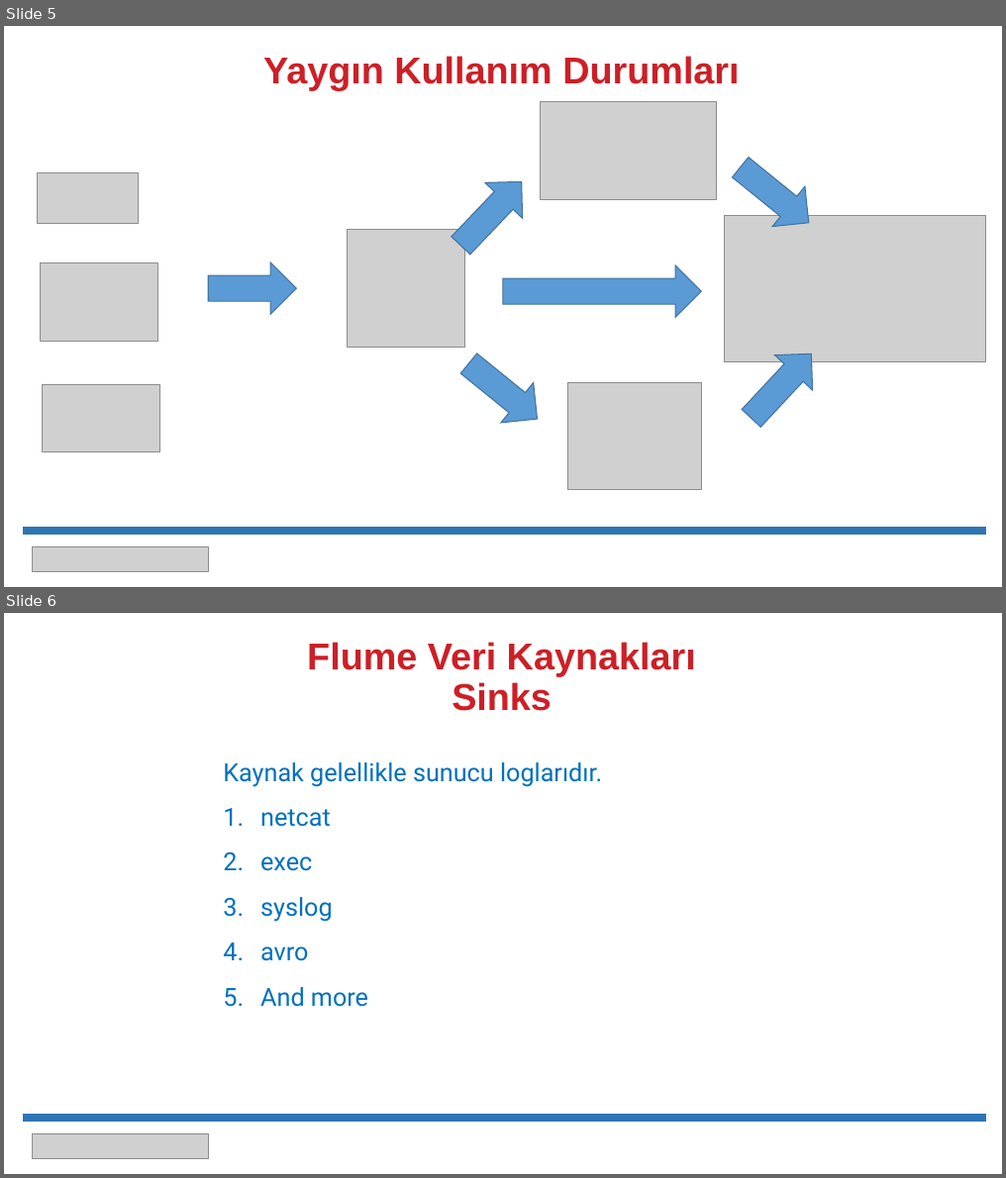
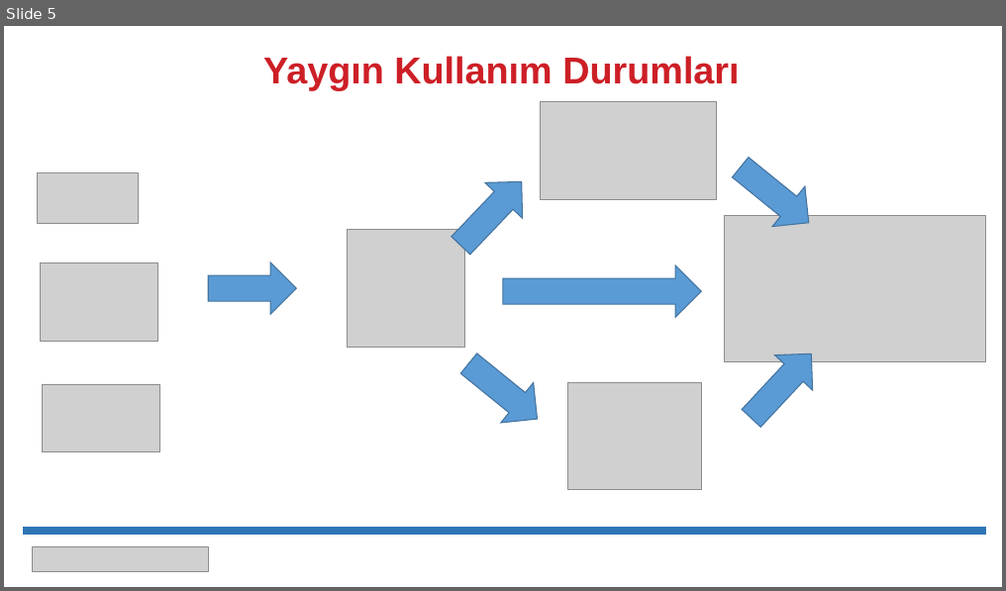
Before and after one commit to erkansirin78/hadoop-spark-for-developers, a slide deck: 10_Apache_Sqoop_Flume/flume/00_flume_teori.pptx. Shown one above the other, each under a label of ours: slides 5 and 6 before the commit, slide 5 after it. The pictures are 1006x1178 and 1006x591 pixels, drawn with LibreOffice and Linux fonts; fonts in the diff are those of the drawing; grey boxes stand for pictures. Boxes give left, top, right and bottom in pixels: in the first picture for what was removed or moved away, otherwise in the second. Text is boxed around its words. In the diff, an @@ line names an element or a change of style, - is before the commit and + after.

```diff
--- a/10_Apache_Sqoop_Flume/flume/00_flume_teori.pptx
+++ b/10_Apache_Sqoop_Flume/flume/00_flume_teori.pptx
@@ slide 6 removed at box(4, 613, 1002, 1174), background #FFFFFF @@
@@ text removed at box(307, 642, 696, 711) @@
-Flume Veri Kaynakları
-Sinks
@@ text removed at box(223, 762, 602, 1007) @@
-Kaynak gelellikle sunucu loglarıdır.
-1. netcat
-2. exec
-3. syslog
-4. avro
-5. And more
@@ line removed from (23, 1118) to (986, 1118) @@
@@ picture removed at box(32, 1134, 208, 1159) @@
```
Also in this commit, not shown: 1 slide changed, 1 slide added, 7 other files.
